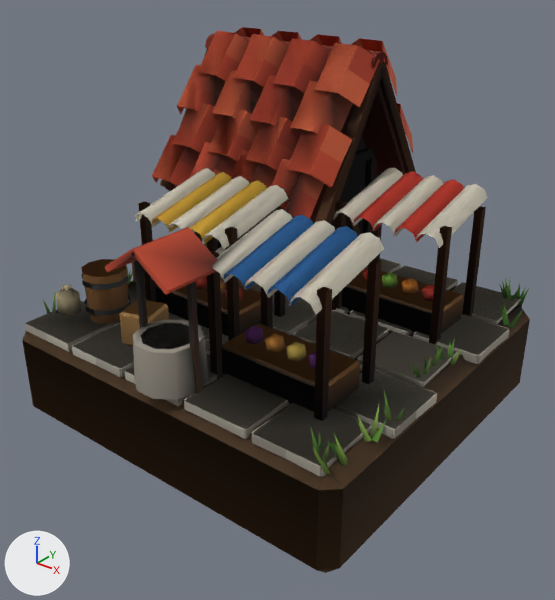
A saved change to the glTF model public/models/market.glb.
One viewpoint serves both versions: a camera (50 mm lens) standing at (1.009, -1.277, 0.865) and looking at (0.01, -0.028, 0.091). Lighting does not change. The marker at lower left points along +X, +Y and +Z. The picture after the commit comes second. Vertices at exactly the same position are counted once.

Objects in the first picture: 'market_l1', 'market_l2', 'market_l3'.
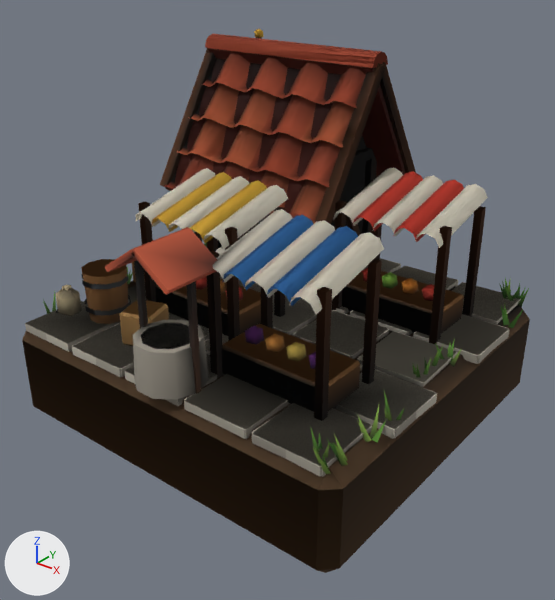
Changed parts and their boxes [x1, y1, x2, y2] in the pictures (555 x 600 px):
'market_l3', reshaped
    before: [25, 27, 521, 476]
    after: [25, 29, 521, 476]
'market_l1', reshaped
    before: [22, 27, 530, 573]
    after: [26, 48, 523, 477]
'market_l2', reshaped
    before: [28, 27, 529, 477]
    after: [22, 64, 530, 573]
part 1 of me_market_l1, added
    after: [203, 132, 303, 177]
part 2 of me_market_l1, added (brown)
    after: [260, 95, 316, 139]
part 3 of me_market_l1, added
    after: [273, 62, 366, 108]
part 4 of me_market_l1, deleted
    before: [152, 27, 413, 207]
part 5 of me_market_l2, added (mostly hidden)
    after: [198, 162, 290, 214]
part 6 of me_market_l2, added (brown)
    after: [177, 118, 264, 168]
part 7 of me_market_l2, added (brown)
    after: [223, 89, 276, 132]
part 8 of me_market_l2, deleted
    before: [153, 27, 413, 219]
part 9 of me_market_l3, added (brown)
    after: [165, 154, 327, 224]
part 10 of me_market_l3, added (brown)
    after: [189, 83, 354, 148]
part 11 of me_market_l3, added
    after: [203, 52, 287, 95]
part 12 of me_market_l3, added
    after: [202, 129, 341, 187]
part 13 of me_market_l3, deleted
    before: [152, 27, 406, 217]
part 14 of me_market_l3, recoloured
    both: [146, 31, 411, 257]
part 15 of me_market_l3, recoloured
    both: [205, 34, 388, 68]

Patch to the scene script:
```diff
--- a/public/models/market.glb.py
+++ b/public/models/market.glb.py
@@ mat_ridge_0_03 @@
+mat_ridge_0_03 = bpy.data.materials.new('Ridge@0.03')
+# nodes: BsdfPrincipled, Mix, OutputMaterial, VertexColor
+# colours: brown #a4462c, mixed with the vertex colours
@@ mat_roofc_0_03 @@
+mat_roofc_0_03 = bpy.data.materials.new('RoofC@0.03')
+# nodes: BsdfPrincipled, Mix, OutputMaterial, VertexColor
+# colours: orange #c96640, mixed with the vertex colours
@@ mat_roofa_0_03 @@
+mat_roofa_0_03 = bpy.data.materials.new('RoofA@0.03')
+# nodes: BsdfPrincipled, Mix, OutputMaterial, VertexColor
+# colours: orange #c0583a, mixed with the vertex colours
@@ mat_roofb_0_03 @@
+mat_roofb_0_03 = bpy.data.materials.new('RoofB@0.03')
+# nodes: BsdfPrincipled, Mix, OutputMaterial, VertexColor
+# colours: brown #b24e32, mixed with the vertex colours
@@ me_market_l1 @@
-me_market_l1.from_pydata(...)  # 1532 vertices, 2054 faces; spans x -0.45..0.472, y -0.43..0.533, z -0.2..0.632
+me_market_l1.from_pydata(...)  # 1780 vertices, 2502 faces; spans x -0.45..0.472, y -0.43..0.498, z -0.2..0.622
+# me_market_l1 part 1: a new loose piece of 63 vertices spanning x -0.42..0.06, y 0.072..0.177, z 0.335..0.443
+# me_market_l1 part 2: a new loose piece of 63 vertices spanning x -0.42..0.06, y 0.122..0.227, z 0.414..0.522
+# me_market_l1 part 3: a new loose piece of 63 vertices spanning x -0.42..0.06, y 0.172..0.277, z 0.493..0.602
+# me_market_l1 part 4: 256 vertices removed from x -0.438..0.078, y -0.013..0.533, z 0.268..0.632
+# other edits to the shape of me_market_l1 do not show in these pictures
 me_market_l1.materials.append(mat_earthd_0_05)
@@ me_market_l1 @@
 me_market_l1.materials.append(mat_roofdeck_0_03)
-me_market_l1.materials.append(mat_roofc_0_07)
-me_market_l1.materials.append(mat_roofa_0_07)
-me_market_l1.materials.append(mat_roofb_0_07)
-me_market_l1.materials.append(mat_ridge_0_05)
 me_market_l1.materials.append(mat_door_0_08)
@@ me_market_l1 @@
 me_market_l1.materials.append(mat_gold_0_03)
+me_market_l1.materials.append(mat_roofc_0_03)
+me_market_l1.materials.append(mat_roofa_0_03)
+me_market_l1.materials.append(mat_roofb_0_03)
+me_market_l1.materials.append(mat_ridge_0_03)
@@ me_market_l2 @@
-me_market_l2.from_pydata(...)  # 1708 vertices, 2306 faces; spans x -0.474..0.458, y -0.44..0.533, z -0.2..0.632
+me_market_l2.from_pydata(...)  # 1956 vertices, 2754 faces; spans x -0.474..0.458, y -0.44..0.498, z -0.2..0.622
+# me_market_l2 part 5: a new loose piece of 63 vertices spanning x -0.42..0.06, y 0.022..0.127, z 0.256..0.364
+# me_market_l2 part 6: a new loose piece of 63 vertices spanning x -0.42..0.06, y 0.072..0.177, z 0.335..0.443
+# me_market_l2 part 7: a new loose piece of 63 vertices spanning x -0.42..0.06, y 0.122..0.227, z 0.414..0.522
+# me_market_l2 part 8: 256 vertices removed from x -0.437..0.078, y -0.013..0.533, z 0.267..0.632
+# other edits to the shape of me_market_l2 do not show in these pictures
 me_market_l2.materials.append(mat_earthd_0_05)
@@ me_market_l2 @@
 me_market_l2.materials.append(mat_roofdeck_0_03)
-me_market_l2.materials.append(mat_roofa_0_07)
-me_market_l2.materials.append(mat_roofc_0_07)
-me_market_l2.materials.append(mat_roofb_0_07)
-me_market_l2.materials.append(mat_ridge_0_05)
 me_market_l2.materials.append(mat_door_0_08)
@@ me_market_l2 @@
 me_market_l2.materials.append(mat_sack_0_06)
+me_market_l2.materials.append(mat_roofa_0_03)
+me_market_l2.materials.append(mat_roofc_0_03)
+me_market_l2.materials.append(mat_roofb_0_03)
+me_market_l2.materials.append(mat_ridge_0_03)
@@ me_market_l3 @@
-me_market_l3.from_pydata(...)  # 1782 vertices, 2426 faces; spans x -0.457..0.46, y -0.451..0.533, z -0.2..0.632
+me_market_l3.from_pydata(...)  # 2030 vertices, 2874 faces; spans x -0.457..0.46, y -0.451..0.498, z -0.2..0.622
+# me_market_l3 part 9: a new loose piece of 63 vertices spanning x -0.42..0.06, y 0.022..0.127, z 0.256..0.364
+# me_market_l3 part 10: a new loose piece of 63 vertices spanning x -0.42..0.06, y 0.122..0.227, z 0.414..0.522
+# me_market_l3 part 11: a new loose piece of 63 vertices spanning x -0.42..0.06, y 0.172..0.277, z 0.493..0.602
+# me_market_l3 part 12: a new loose piece of 63 vertices spanning x -0.42..0.06, y 0.072..0.177, z 0.335..0.443, in mat_roofa_0_03
+# me_market_l3 part 13: 256 vertices removed from x -0.438..0.078, y -0.013..0.533, z 0.267..0.632
+# me_market_l3 part 14: 1067 kept faces spanning x -0.457..0.46, y -0.451..0.476, z -0.17..0.622 get new vertex colours; the middle colour goes from grey #9b9b9b to grey #9c9c9c
+# me_market_l3 part 15: 22 faces spanning x -0.435..0.075, y 0.228..0.292, z 0.584..0.616 switch from mat_ridge_0_05 to mat_ridge_0_03
+# other edits to the shape of me_market_l3 do not show in these pictures
 me_market_l3.materials.append(mat_earthd_0_05)
@@ me_market_l3 @@
 me_market_l3.materials.append(mat_roofdeck_0_03)
-me_market_l3.materials.append(mat_roofb_0_07)
-me_market_l3.materials.append(mat_roofa_0_07)
-me_market_l3.materials.append(mat_roofc_0_07)
 me_market_l3.materials.append(mat_door_0_08)
@@ me_market_l3 @@
 me_market_l3.materials.append(mat_water_0_03)
+me_market_l3.materials.append(mat_roofb_0_03)
+me_market_l3.materials.append(mat_roofa_0_03)
+me_market_l3.materials.append(mat_roofc_0_03)
```
